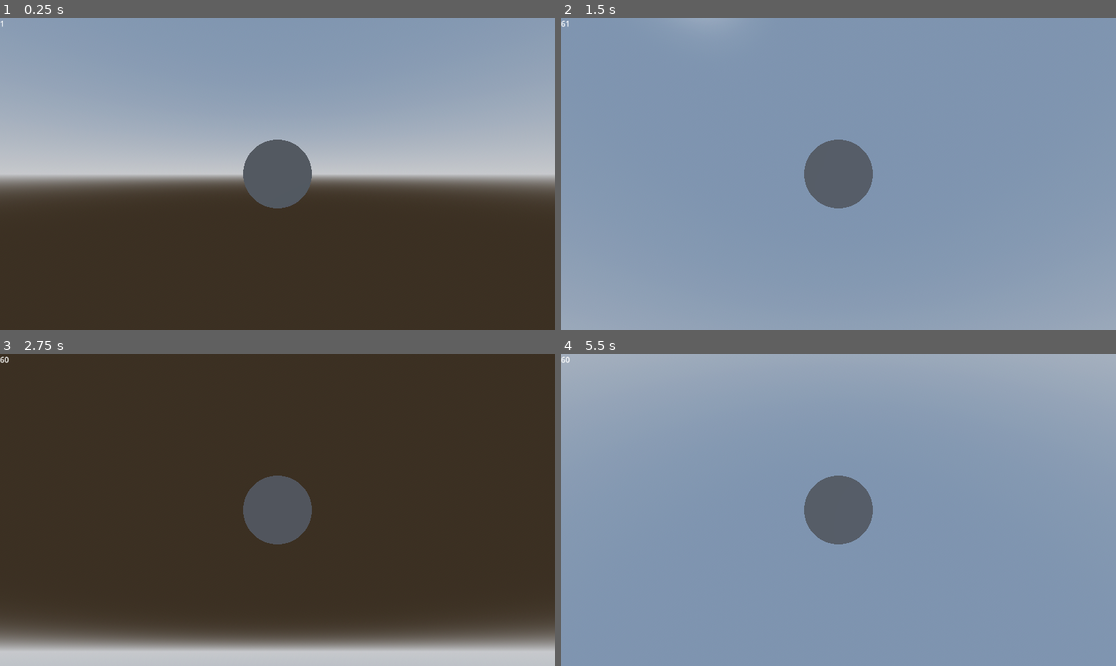
Above: before the commit, frames 1-4 (two rows, left to right).
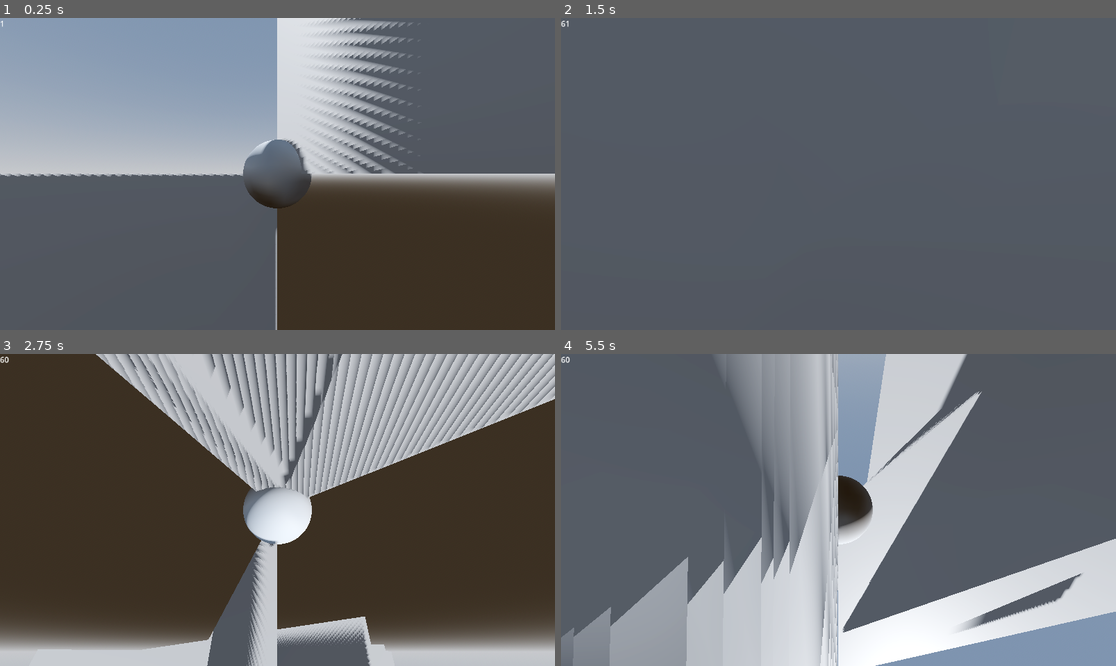
Above: after the commit, the same moments.

Repository: Shirtsy/mesh-tests
Game: Godot game, scene res://scenes/mesh_test_1/mesh_test_1.tscn
Two runs of this game, one before a commit and one after it. Both use one fixed random seed, a clock stepped at 60 frames per second and the inputs below.
Inputs:
- Up to frame 1 (0.25 s): no input
- Up to frame 2 (1.5 s): tap Enter at 0.5 s; hold D (right) 0.53-1.28 s; hold S (down) from 1.28 s (still down)
- Up to frame 3 (2.75 s): release S (down) at 2.03 s; hold D (right) from 2.03 s (still down)
- Up to frame 4 (5.5 s): release D (right) at 2.78 s; hold W (up) 2.78-3.53 s; hold A (left) 3.53-5.03 s; hold S (down) from 5.03 s (still down)

The runs differ from the first frame. In frame 1, 48% of the frame differs, in the area x 0-100%, y 0-100%; in frame 2, 98%; in frame 3, 31%; in frame 4, 90%.

Commit message:
Update smol_mesh.gd

Diff:
--- a/scenes/mesh_test_1/smol_mesh.gd
+++ b/scenes/mesh_test_1/smol_mesh.gd
@@ -1,6 +1,7 @@
 @tool
 class_name SmolMesh
 extends MeshInstance3D
+
 
 @export var enabled: bool = false
 @export var radius: float = 1.0
@@ -29,6 +30,7 @@
 	surface_array.resize(Mesh.ARRAY_MAX)
 	var vertices: PackedVector3Array = PackedVector3Array()
 	var indices: PackedInt32Array = PackedInt32Array()
+	var normals: PackedVector3Array = PackedVector3Array()
 
 	# Calculate vertex spacing
 	var distance: float = rad / subdiv
@@ -67,7 +69,10 @@
 	boolean_mesh_arrays(surface_array, surface_2)
 
 	for i: int in len(surface_array[Mesh.ARRAY_VERTEX]):
-		surface_array[Mesh.ARRAY_VERTEX][i] = surface_array[Mesh.ARRAY_VERTEX][i].normalized() * rad
+		var norm: Vector3 = surface_array[Mesh.ARRAY_VERTEX][i].normalized()
+		surface_array[Mesh.ARRAY_VERTEX][i] = norm * rad
+		normals.append(norm)
+	surface_array[Mesh.ARRAY_NORMAL] = normals
 
 	return surface_array
 
